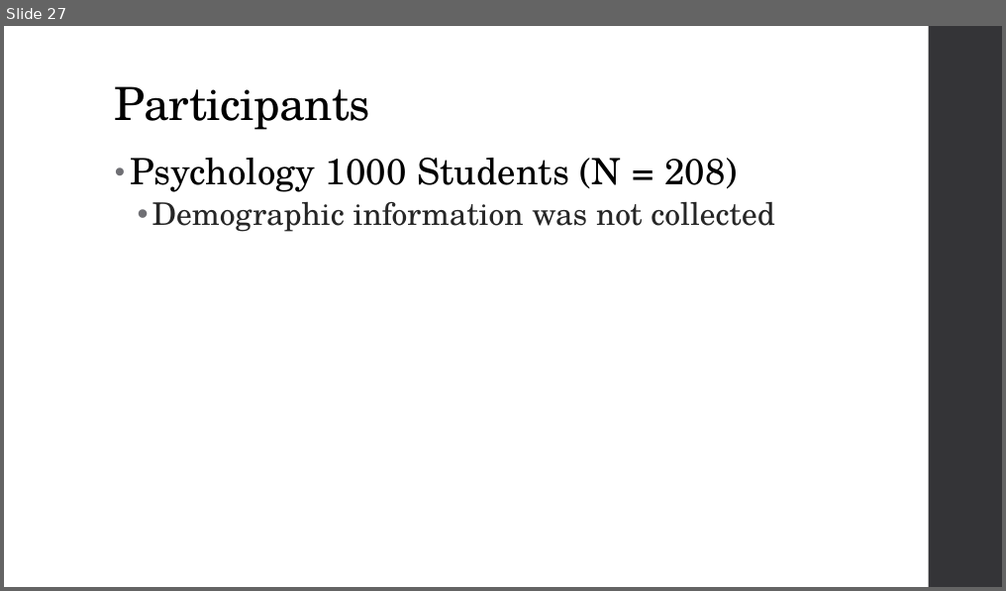
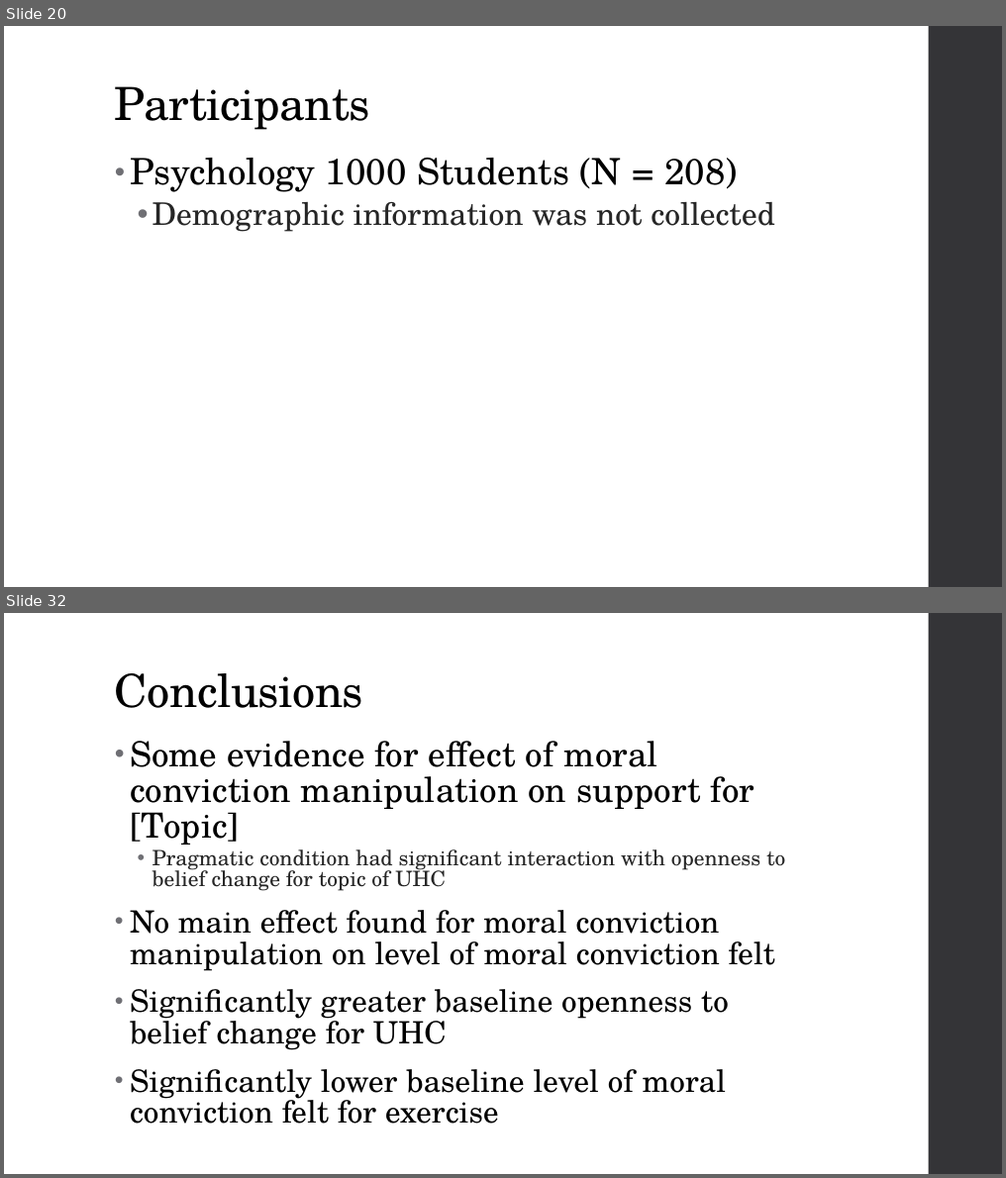
Before and after one commit to seanxduan/psych-phd, a slide deck: Presentations/Dissertation Proposal Short PresentationV2 08-28-24.pptx. Shown one above the other, each under a label of ours: slide 27 before the commit, slides 20 and 32 after it; the slides between them are not shown. The pictures are 1006x591 and 1006x1178 pixels, drawn with LibreOffice and Linux fonts; fonts in the diff are those of the drawing. Boxes give left, top, right and bottom in pixels: in the first picture for what was removed or moved away, otherwise in the second. Text is boxed around its words. In the diff, an @@ line names an element or a change of style, - is before the commit and + after.

```diff
--- a/Presentations/Dissertation Proposal Short PresentationV2 08-28-24.pptx
+++ b/Presentations/Dissertation Proposal Short PresentationV2 08-28-24.pptx
@@ slide 32 added at (4,613,1002,1174), background #FFFFFF; not listed: 1 template element that a slide beside it also shows @@
@@ title added at (115,673,363,708), 44 pt, text #000000 @@
+Conclusions
@@ text added at (130,741,785,1124), 29.6 pt, text #000000 @@
+• Some evidence for effect of moral conviction manipulation on support for [Topic]
+  • Pragmatic condition had significant interaction with openness to belief change for topic of UHC
+• No main effect found for moral conviction manipulation on level of moral conviction felt
+• Significantly greater baseline openness to belief change for UHC
+• Significantly lower baseline level of moral conviction felt for exercise
@@ what was slide 27 is now slide 20 @@
```
Also in this commit, not shown: 16 slides changed, 9 other slides added, 6 slides removed, 3 other files.
